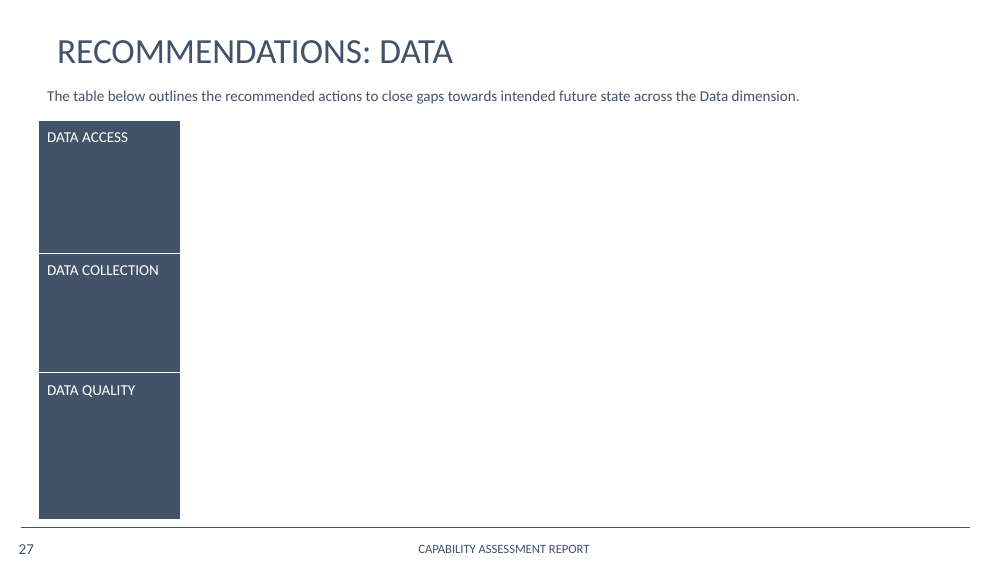
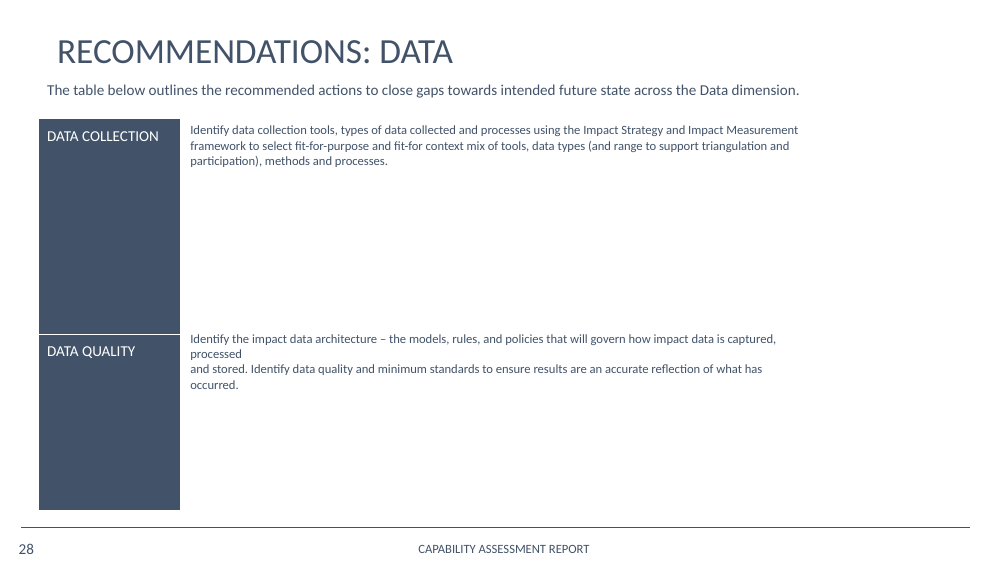
Before and after one commit to opus-meum/power-automate, a slide deck: slide 28 of Capability Assessment Report.pptx (slide 27 before the commit). Drawn at 1008x567 pixels with LibreOffice and Linux fonts; fonts in the diff are those of the drawing; background and template pictures are left out. Boxes give left, top, right and bottom in pixels: in the first picture for what was removed or moved away, otherwise in the second. Text is boxed around its words. In the diff, an @@ line names an element or a change of style, - is before the commit and + after.

```diff
--- a/Capability Assessment Report.pptx
+++ b/Capability Assessment Report.pptx
@@ text "The table below outlines the ...": place and size @@
-text "The table below outlines the ..." at [47, 90, 800, 104]
+text "The table below outlines the ..." at [47, 84, 800, 98]
@@ table at [38, 119, 977, 510] @@
-row 1: DATA ACCESS | 
@@ text added at [190, 125, 798, 167], 10 pt, text #425369 @@
+Identify data collection tools, types of data collected and processes using the Impact Strategy and Impact Measurement
+framework to select fit-for-purpose and fit-for context mix of tools, data types (and range to support triangulation and
+participation), methods and processes.
@@ text added at [190, 334, 777, 389], 10 pt, text #425369 @@
+Identify the impact data architecture – the models, rules, and policies that will govern how impact data is captured, processed
+and stored. Identify data quality and minimum standards to ensure results are an accurate reflection of what has occurred.
@@ page number at [19, 543, 34, 554]: text changed @@
-27
+28
```
Also in this commit, not shown: 26 other slides changed, 2 slides added, 1 slide removed, 20 other files.
